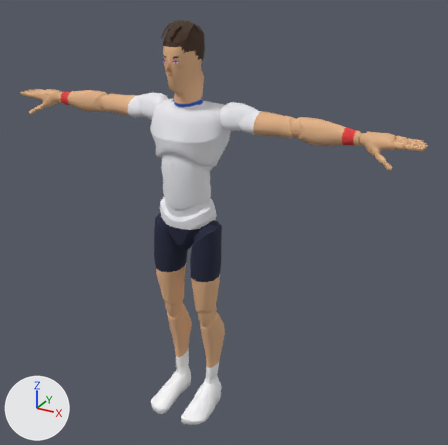
What one commit did to the glTF model sweetspot/models/players/p01.glb.
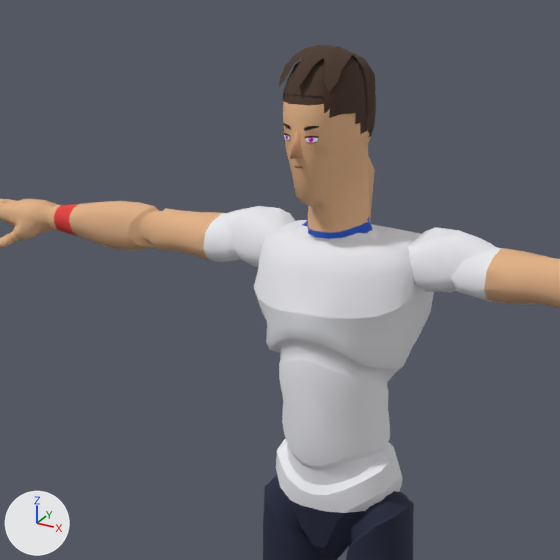
Old and new are each drawn whole from a camera (50 mm lens) standing at (1.365, -2.154, 2.076) and looking at (0.141, 0.072, 0.963) and again close up on the part from 8% to 64% of the width and 0% to 56% of the height. The axes (+X, +Y, +Z) are drawn at lower left. The lights are the same throughout. The last two pictures show the newer version. Vertices at exactly the same position are counted once.

The first close-up shows 'Body', 'Face', 'Hair', 'Nose'.
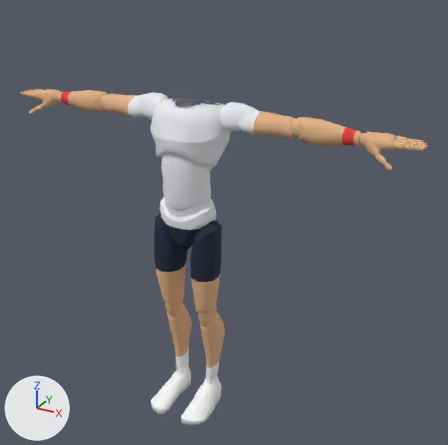
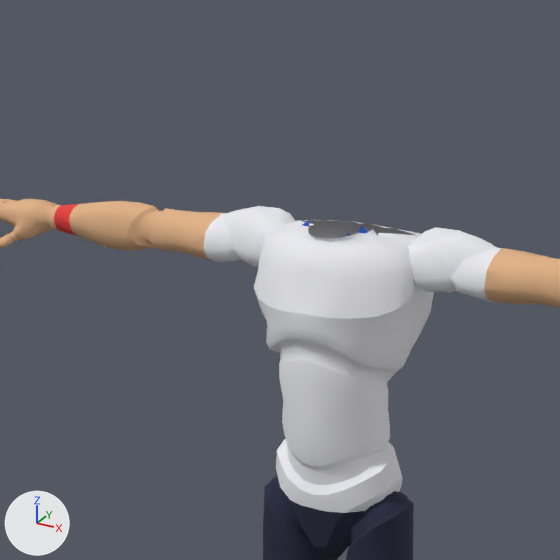
Location of each change, [x1, y1, x2, y2] in pixels of the close-ups (560 x 560 px):
'Body', reshaped
    before: [0, 61, 560, 560]
    after: [0, 199, 560, 560]
'Hair', deleted (brown)
    before: [279, 45, 376, 137]
'Nose', deleted
    before: [290, 129, 303, 159]
'Face', deleted
    before: [283, 123, 319, 168]
part 1 of me_mannequin, cut back
    before: [283, 61, 413, 242]
    after: [315, 237, 342, 242]

Patch to the scene script:
```diff
--- a/sweetspot/models/players/p01.glb.py
+++ b/sweetspot/models/players/p01.glb.py
@@ me_mannequin @@
 # used by ob_body; location = (0.0, 0.0, 0.0)
-me_mannequin.from_pydata(...)  # 7378 vertices, 14511 faces; spans x -0.97..0.97, y -0.21..0.14, z 0.0..1.81
+me_mannequin.from_pydata(...)  # 7088 vertices, 13890 faces; spans x -0.97..0.97, y -0.21..0.14, z 0.0..1.51
+# me_mannequin part 1: 3 vertices moved within x -0.01..0.01, y -0.04, z 1.49; 290 vertices removed from x -0.07..0.07, y -0.11..0.09, z 1.49..1.81
 me_mannequin.materials.append(mat_palette)
@@ ob_face @@
-ob_face = bpy.data.objects.new('Face', me_face)
-ob_face.location = (0.0, 0.0, 0.0)
@@ ob_hair @@
-ob_hair = bpy.data.objects.new('Hair', me_hair)
-ob_hair.location = (0.0, 0.0, 0.0)
@@ ob_nose @@
-ob_nose = bpy.data.objects.new('Nose', me_nose)
-ob_nose.location = (0.0, 0.0, 0.0)
```
